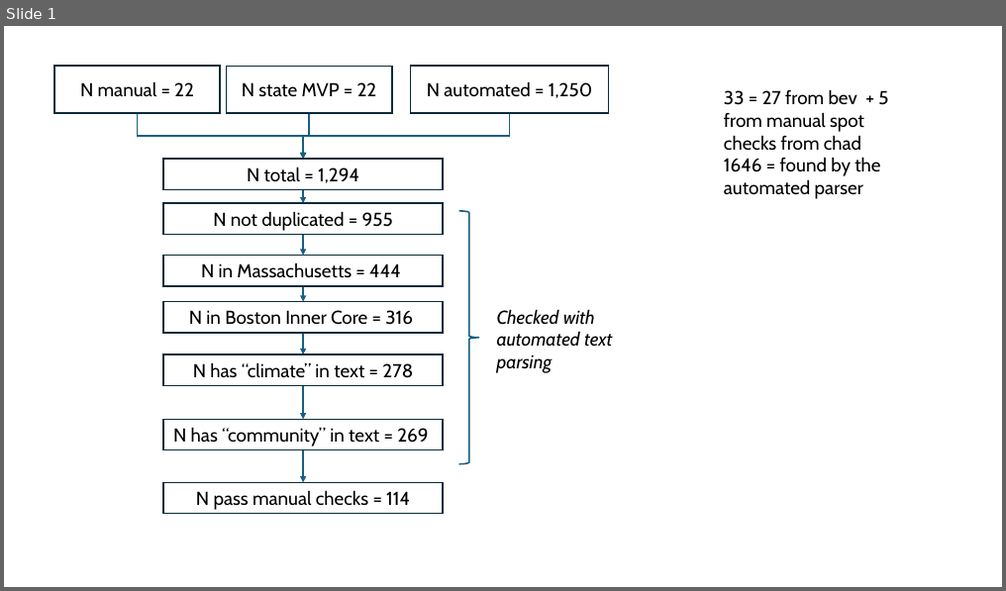
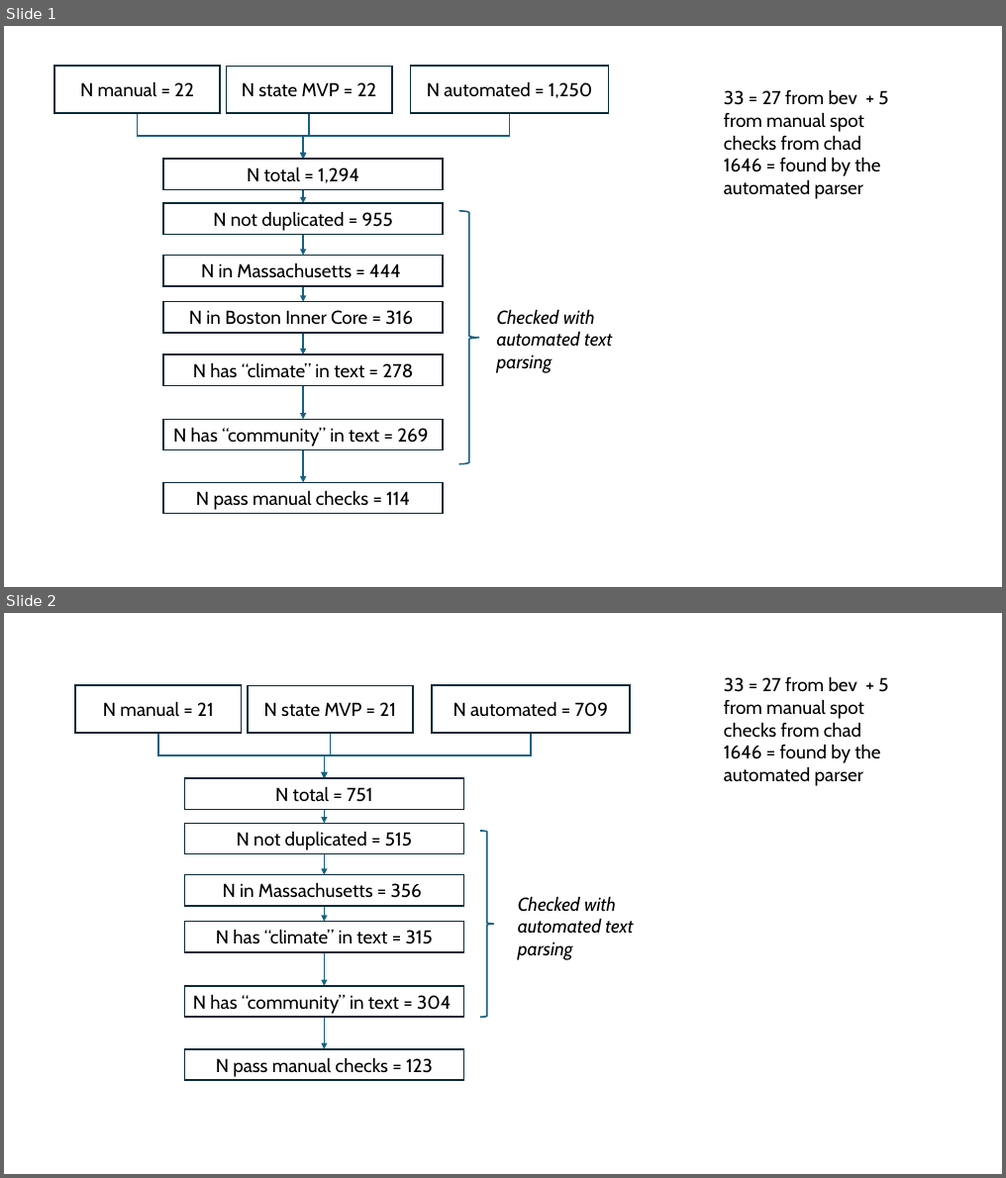
Before and after one commit to cmilando/acresNLP, a slide deck: flowchart.pptx. Shown one above the other, each under a label of ours: slide 1 before the commit, slides 1 and 2 after it. The pictures are 1006x591 and 1006x1178 pixels, drawn with LibreOffice and Linux fonts; fonts in the diff are those of the drawing. Boxes give left, top, right and bottom in pixels: in the first picture for what was removed or moved away, otherwise in the second. Text is boxed around its words. In the diff, an @@ line names an element or a change of style, - is before the commit and + after.

Commit message:
update to 02_post_manual_check

```diff
--- a/flowchart.pptx
+++ b/flowchart.pptx
@@ slide 2 added at [4, 613, 1002, 1174], background #FFFFFF @@
@@ text added at [724, 676, 888, 786], 18 pt, text #000000 @@
+33 = 27 from bev + 5 from manual spot checks from chad
+1646 = found by the automated parser
@@ group added at [76, 685, 633, 1080]: 9 rectangles, 5 arrows, 3 elbow arrows, 1 right brace, 1 text @@
+N state MVP = 21
+N automated = 709
+N total = 751
+N in Massachusetts = 356
+N has “climate” in text = 315
+N has “community” in text = 304
+N pass manual checks = 123
+Checked with automated text parsing
+N manual = 21
+N not duplicated = 515
```
Also in this commit, not shown: 3 other files.
